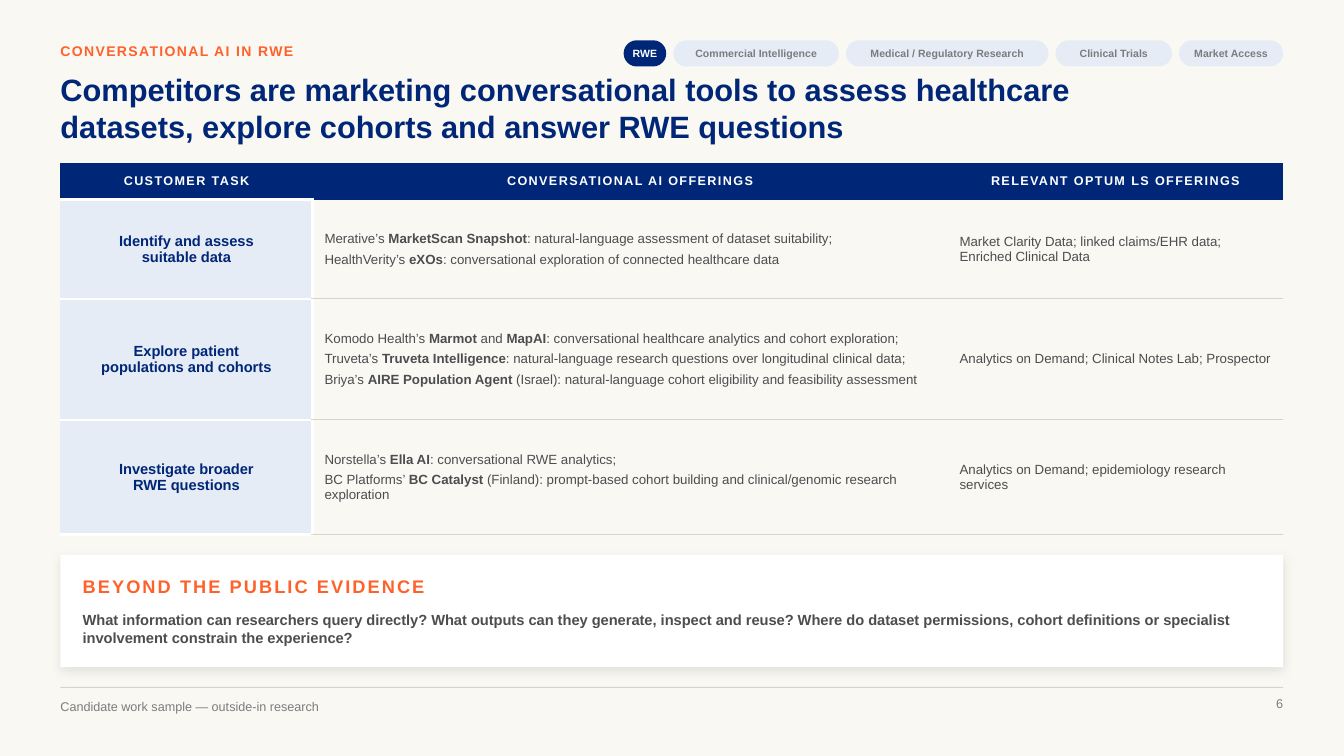
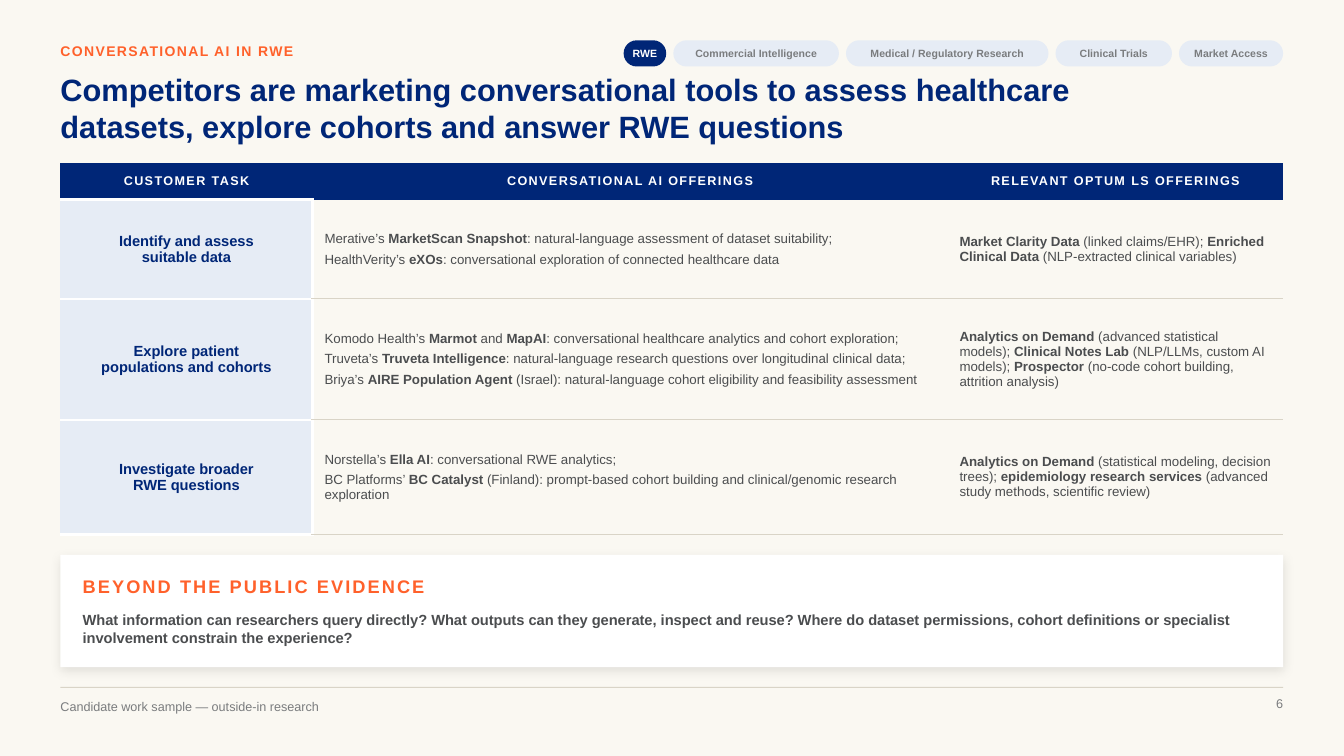
Before and after one commit to marinojt/test, a slide deck: slide 6 of deck/Optum-LS-Conversational-AI-sourced.pptx. Drawn at 1344x756 pixels with LibreOffice and Linux fonts; fonts in the diff are those of the drawing. Boxes give left, top, right and bottom in pixels: in the first picture for what was removed or moved away, otherwise in the second. Text is boxed around its words. In the diff, an @@ line names an element or a change of style, - is before the commit and + after.

```diff
--- a/deck/Optum-LS-Conversational-AI-sourced.pptx
+++ b/deck/Optum-LS-Conversational-AI-sourced.pptx
@@ table at (60, 163, 1284, 506) @@
-row 2, column 3: Market Clarity Data; linked claims/EHR data; Enriched Clinical Data
+row 2, column 3: Market Clarity Data (linked claims/EHR); Enriched Clinical Data (NLP-extracted clinical variables)
-row 3, column 3: Analytics on Demand; Clinical Notes Lab; Prospector
+row 3, column 3: Analytics on Demand (advanced statistical models); Clinical Notes Lab (NLP/LLMs, custom AI models); Prospector (no-code cohort building, attrition analysis)
-row 4, column 3: Analytics on Demand; epidemiology research services
+row 4, column 3: Analytics on Demand (statistical modeling, decision trees); epidemiology research services (advanced study methods, scientific review)
```
Also in this commit, not shown: 4 other slides changed, 6 other files.
